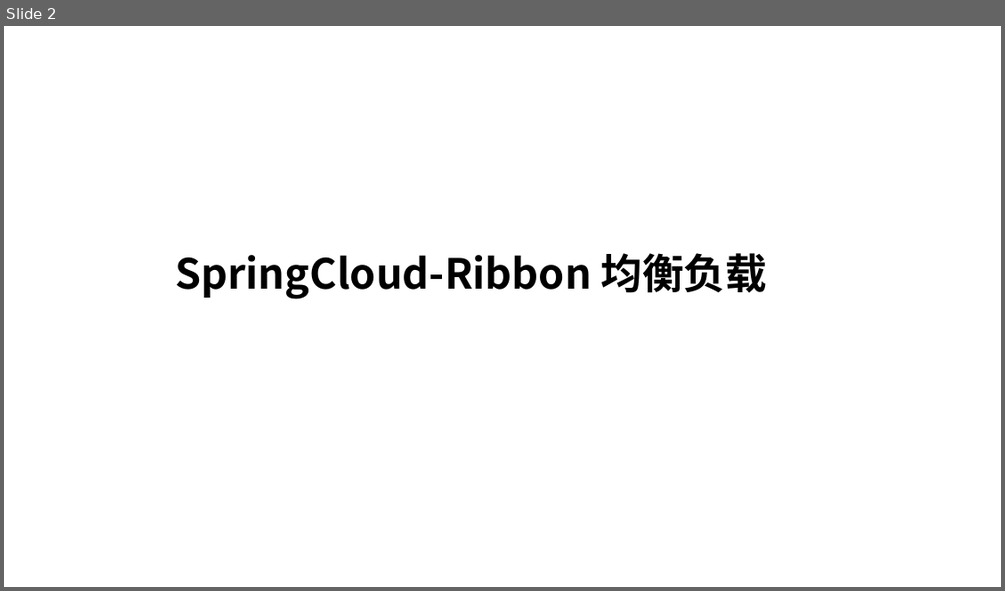
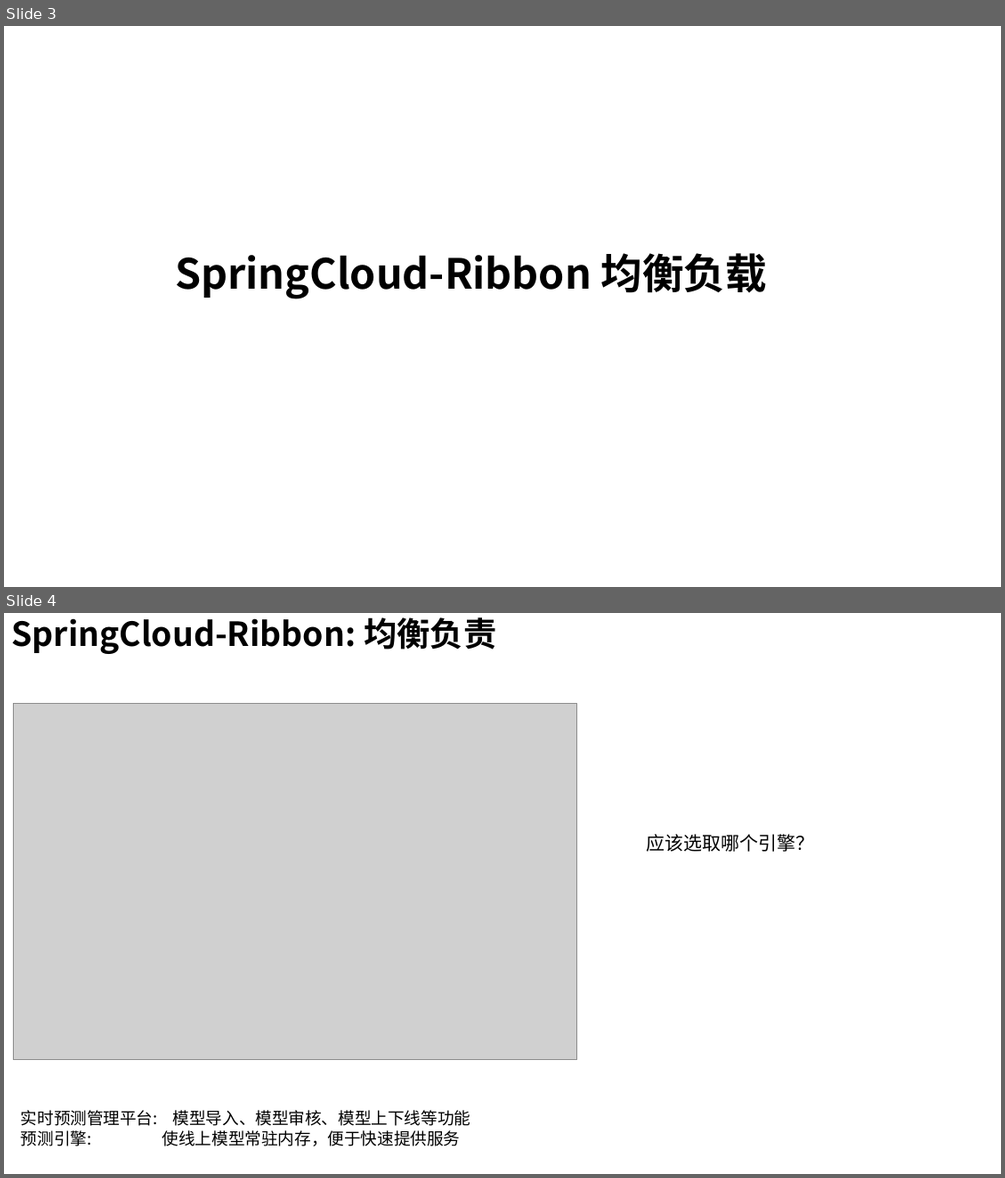
Before and after one commit to longzl2015/long12356, a slide deck: source/_posts/spring/spring-cloud/SpringCloud.pptx. Shown one above the other, each under a label of ours: slide 2 before the commit, slides 3 and 4 after it. The pictures are 1005x591 and 1005x1178 pixels, drawn with LibreOffice and Linux fonts; fonts in the diff are those of the drawing; grey boxes stand for pictures. Boxes give left, top, right and bottom in pixels: in the first picture for what was removed or moved away, otherwise in the second. Text is boxed around its words. In the diff, an @@ line names an element or a change of style, - is before the commit and + after.

```diff
--- a/source/_posts/spring/spring-cloud/SpringCloud.pptx
+++ b/source/_posts/spring/spring-cloud/SpringCloud.pptx
@@ slide 4 added at box(4, 613, 1001, 1174), background #FFFFFF @@
@@ text added at box(11, 617, 496, 654), 32 pt, text #000000, bold @@
+SpringCloud-Ribbon: 均衡负责
@@ picture added at box(14, 704, 577, 1060) @@
@@ text added at box(646, 834, 814, 852), 18 pt, text #000000 @@
+应该选取哪个引擎？
@@ text added at box(21, 1110, 471, 1146), 16 pt, text #000000 @@
+实时预测管理平台: 模型导入、模型审核、模型上下线等功能
+预测引擎: 使线上模型常驻内存，便于快速提供服务
@@ what was slide 2 is now slide 3 @@
```
Also in this commit, not shown: 1 slide changed, 4 other slides added.
